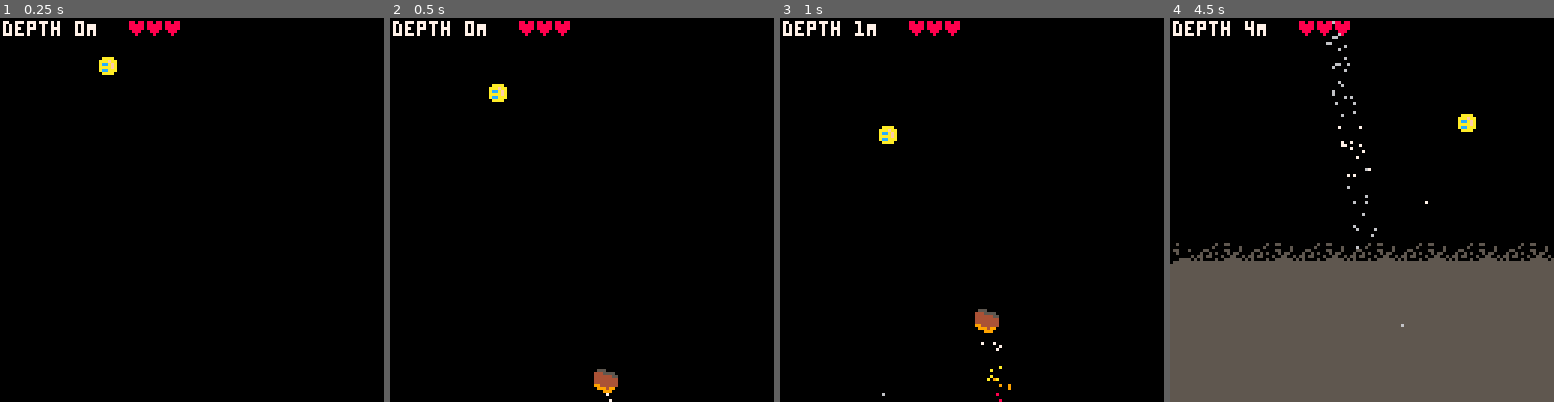
Above: before the commit, frames 1-4 (left to right).
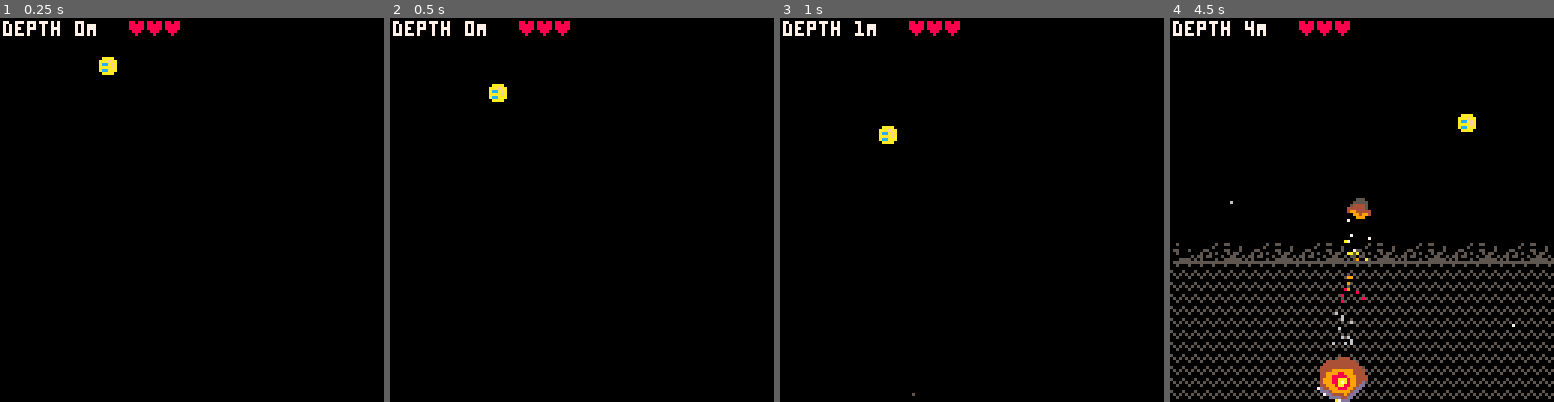
Above: after the commit, the same moments.

Repository: broquaint/pico8-carts
Game: PICO-8 cartridge eggjam16.p8
The game is run twice, just before and just after one commit, with the same random seed, the same clock (stepped at 60 frames per second) and the same inputs.
Inputs:
- Up to frame 1 (0.25 s): no input
- Up to frame 2 (0.5 s): tap X (X key) at 0.33 s
- Up to frame 3 (1 s): tap O (Z key) at 0.7 s
- Up to frame 4 (4.5 s): tap X (X key) at 1.07, 1.85, 2.97, 4.08 s; hold Right 1.6-2.1 s; tap O (Z key) every 0.4 s from 1.7 to 4.1 s; hold Up 2.15-2.42 s; hold Right 2.47-3.03 s; hold Left 3.08-3.58 s; hold Down 3.63-3.97 s; hold Right from 4.02 s (still down)

Frame 1 is identical in both runs. In frame 2, 0.3% of the frame differs, in the area x 53-60%, y 91-100%; in frame 3, 0.4%; in frame 4, 28%, in the area x 0-100%, y 0-100%.

Commit message:
Start making obstacles more interesting
Now a random one spawns every 1.5s or so. Still a bit meh but better.

Diff:
--- a/eggjam16.p8
+++ b/eggjam16.p8
@@ -131,59 +131,86 @@
    return x - (x % 8)
 end
 
+function make_rock()
+   local rock_x  = rand_tile_x(x)
+   local angle_x = rock_x < 65 and rnd() or -rnd()
+   local depth_speed = depth_count / 30
+   return make_obj({
+         type = 'rock',
+         x = rock_x,
+         y = 128,
+         angle = angle_x,
+         sprite = 15+randx(3),
+         speed = depth_speed + 1,
+         last_collide = rnd() -- make equality check easier
+   })
+end
+
+function make_missile()
+   local rock_x  = rand_tile_x(x)
+   local angle_x = rock_x < 65 and rnd() or -rnd()
+   local depth_speed = depth_count / 30
+   return make_obj({
+         type = 'missile',
+         x = rock_x,
+         y = 160,
+         angle = angle_x,
+         sprite = 21,
+         speed = depth_speed + 3,
+         last_collide = rnd() -- make equality check easier
+   })
+end
+
+function make_lump()
+   local rock_x  = rand_tile_x(x)
+   local angle_x = rock_x < 65 and rnd() or -rnd()
+   local depth_speed = depth_count / 30
+   return make_obj({
+         type = 'lump',
+         x = rock_x,
+         y = 128,
+         angle = angle_x,
+         sprite = {24,25,40,41},
+         speed = depth_speed + 0.7,
+         last_collide = rnd() -- make equality check easier
+   })
+end
+
 function populate_obstacles()
-   if #obstacles == 0 and #obstacle_frequency > 0 then
+   if #obstacle_frequency > 0 and frame_count % 80 == 0 then
       local next_obstacles = deli(obstacle_frequency, 1)
 
       local depth_speed = depth_count / 30
       for n = 1, (next_obstacles.rock or 0) do
-         local rock_x  = rand_tile_x(x)
-         local angle_x = rock_x < 65 and rnd() or -rnd()
-         local rock = make_obj({
-               type = 'rock',
-               x = rock_x,
-               y = 128 + (8 + n * 3) * n,
-               angle = angle_x,
-               sprite = 15+randx(3),
-               speed = depth_speed + 1 + n/3,
-               last_collide = rnd() -- make equality check easier
-         })
+         local rock = make_rock()
+         rock.y     += (8 + n * 3) * n
+         rock.speed += n / 3
          -- dump_once(rock)
          add(obstacles, rock)
       end
 
       for n = 1, (next_obstacles.missile or 0) do
-         local rock_x  = rand_tile_x(x)
-         local angle_x = rock_x < 65 and rnd() or -rnd()
-         local missile = make_obj({
-               type = 'missile',
-               x = rock_x,
-               y = 160 + (n * 30) * n,
-               angle = angle_x,
-               sprite = 21,
-               speed = depth_speed + 3 + n/3,
-               last_collide = rnd() -- make equality check easier
-         })
+         local missile = make_missile()
+         missile.y     += (n * 30) * n
+         missile.speed += n / 3
          -- dump_once(rock)
          add(obstacles, missile)
       end
 
-
       for n = 1, (next_obstacles.lump or 0) do
-         local rock_x  = rand_tile_x(x)
-         local angle_x = rock_x < 65 and rnd() or -rnd()
-         local missile = make_obj({
-               type = 'lump',
-               x = rock_x,
-               y = 128 + (n * 30) * n,
-               angle = angle_x,
-               sprite = {24,25,40,41},
-               speed = depth_speed + 0.7 + n/3,
-               last_collide = rnd() -- make equality check easier
-         })
+         local lump = make_lump()
+         lump.y     += (n * 30) * n
+         lump.speed += n / 3
          -- dump_once(rock)
-         add(obstacles, missile)
-      end
+         add(obstacles, lump)
+      end
+   end
+
+   if frame_count % 90 == 0 then
+      local obstacle = ({make_rock, make_missile, make_lump})[randx(3)]()
+      obstacle.y += 30
+      obstacle.speed += depth_count / 20
+      add(obstacles, obstacle)
    end
 end
 
@@ -298,7 +325,7 @@
    end
 end
 
-function handle_obstacle_collision()
+function move_obstacles()
    for obstacle in all(obstacles) do
       obstacle.y = obstacle.y - obstacle.speed
       -- debug('angle', obstacle.angle, ' adds ', next_x)
@@ -310,6 +337,11 @@
       else
          obstacle.x += obstacle.angle
       end
+   end
+end
+
+function handle_obstacle_collision()
+   for obstacle in all(obstacles) do
       for ob2 in all(obstacles) do
          if obstacle != ob2 and obstacle.last_collide != ob2.last_collide then
             local o1x1 = obstacle.x + 8
@@ -413,20 +445,20 @@
 
    if frame_count % 30 == 0 then
       depth_count += 1
+      -- help find weird memory bug hopefully
+      debug('memory usage: ', stat(0))
    end
 
    run_animations()
 
+   rising_particles()
+   make_rock_particles()
+
+   populate_obstacles()
+   move_obstacles()
+   handle_obstacle_collision()
+
    move_player()
-
-   populate_obstacles()
-
-   rising_particles()
-
-   make_rock_particles()
-
-   handle_obstacle_collision()
-
    handle_player_collision()
 
    if player.health == 0 then
@@ -449,7 +481,9 @@
          spr(33, 9 +  offset, bg_y)
          spr(34, 17 + offset, bg_y)
       end
+      fillp(∧)
       rectfill(0, bg_y+8, 127, 127, dim_grey)
+      fillp()
       -- This is gross but effective
       bg_y -= 1
    end
@@ -484,7 +518,7 @@
 
    if current_game_state != game_state_playing then
       rectfill(32, 24, 96, 48, white)
-      print('science over', 36, 42, red)
+      print('science over', 42, 36, red)
    end
 end
 
